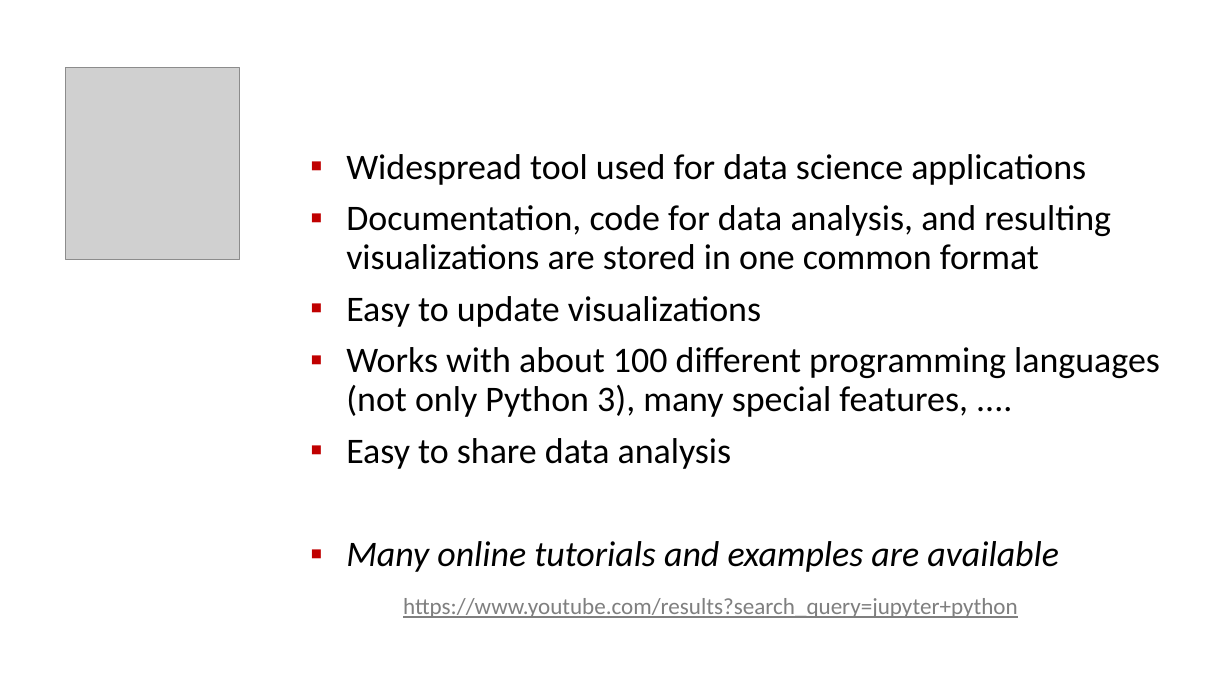
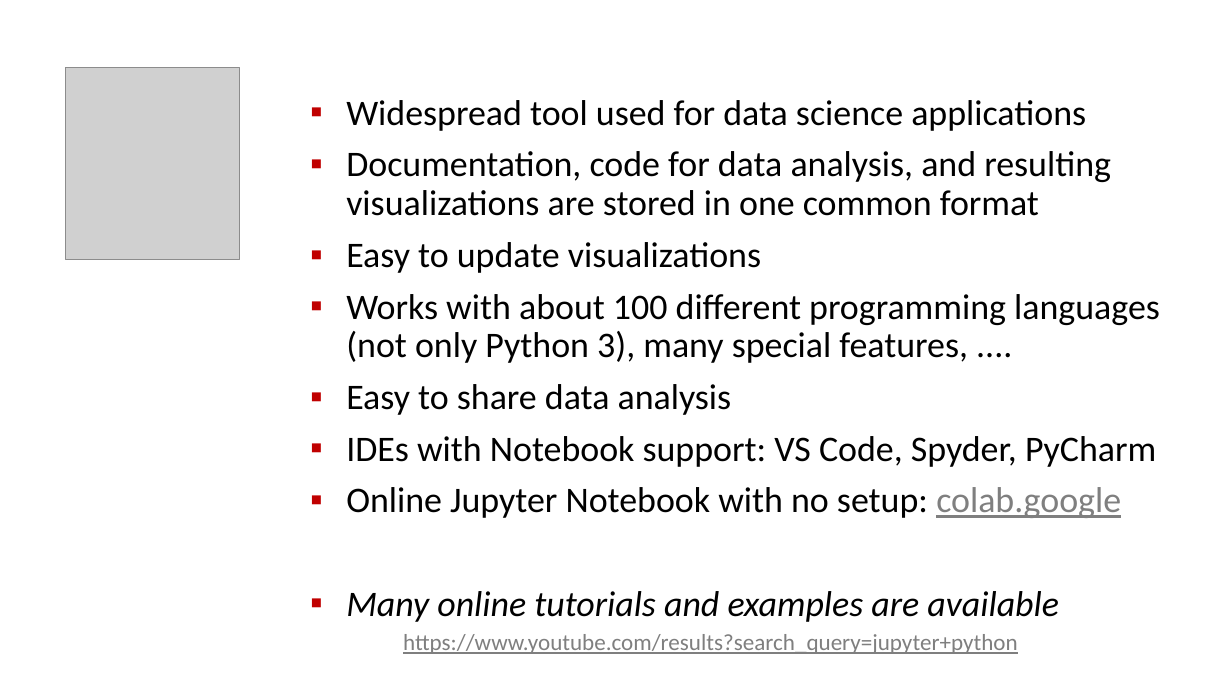
Before and after one commit to gsbrodal/gsbrodal.github.io, a slide deck: slide 33 of ipsa/slides/optimization.pptx. Drawn at 1232x693 pixels with LibreOffice and Linux fonts; fonts in the diff are those of the drawing; grey boxes stand for pictures. Boxes give left, top, right and bottom in pixels: in the first picture for what was removed or moved away, otherwise in the second. Text is boxed around its words. In the diff, an @@ line names an element or a change of style, - is before the commit and + after.

Commit message:
visualization slides

```diff
--- a/ipsa/slides/optimization.pptx
+++ b/ipsa/slides/optimization.pptx
@@ text "Widespread tool used for data ...": place and size @@
-text "Widespread tool used for data ..." at box(346, 154, 1160, 572)
+text "Widespread tool used for data ..." at box(346, 100, 1160, 622)
@@ text at box(346, 436, 1156, 518): paragraphs added @@
+▪ IDEs with Notebook support: VS Code, Spyder, PyCharm
+▪ Online Jupyter Notebook with no setup: colab.google
@@ text "https://www.youtube.com/results?search_query=jupyter+python": place and size @@
-text "https://www.youtube.com/results?search_query=jupyter+python" at box(403, 598, 1018, 618)
+text "https://www.youtube.com/results?search_query=jupyter+python" at box(403, 634, 1018, 654)
```
Also in this commit, not shown: 1 other slide changed, 1 slide added, 5 other files.
